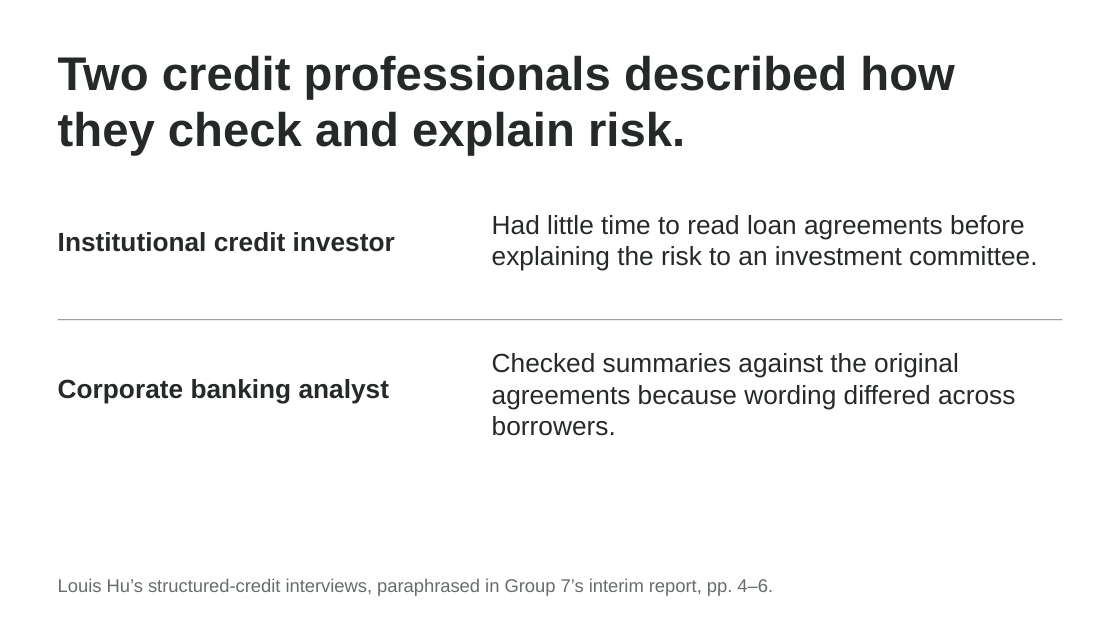
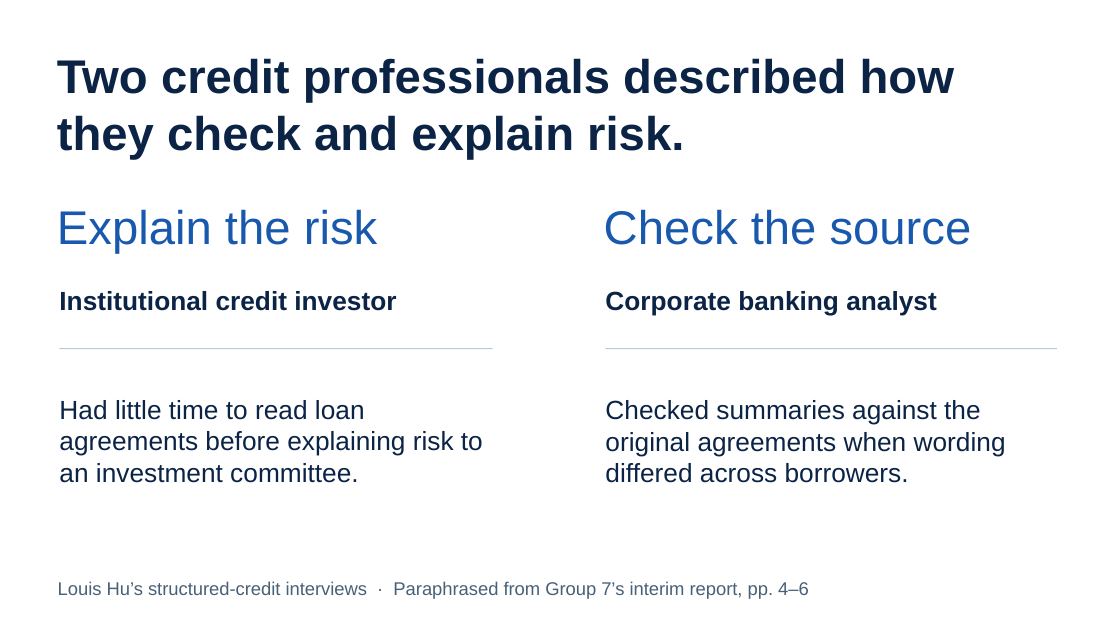
Before and after one commit to marcswartz/ivey-group7-portfolio, a slide deck: slide 3 of presentation.pptx. Drawn at 1120x630 pixels with LibreOffice and Linux fonts; fonts in the diff are those of the drawing. Boxes give left, top, right and bottom in pixels: in the first picture for what was removed or moved away, otherwise in the second. Text is boxed around its words. In the diff, an @@ line names an element or a change of style, - is before the commit and + after.

Commit message:
Restore the blue visual identity and show the investor prototype in use

```diff
--- a/presentation.pptx
+++ b/presentation.pptx
@@ text added at <box>57,209,377,254</box>, 40.5 pt, text #1959AD @@
+Explain the risk
@@ text added at <box>604,209,972,245</box>, 40.5 pt, text #1959AD @@
+Check the source
@@ text colour #252A29 to #0B2345 in 3 elements at <box>605,291,937,316</box>, <box>57,58,954,160</box>, <box>59,291,396,311</box> @@
@@ text "Institutional credit investor": place and size @@
-text "Institutional credit investor" at <box>58,232,395,252</box>
+text "Institutional credit investor" at <box>59,291,396,311</box>
@@ text "Corporate banking analyst": place and size @@
-text "Corporate banking analyst" at <box>58,379,390,404</box>
+text "Corporate banking analyst" at <box>605,291,937,316</box>
@@ rectangle removed at <box>58,319,1063,320</box> @@
@@ rectangle added at <box>60,349,493,350</box>, fill #B8C8D8 @@
@@ rectangle added at <box>606,349,1058,350</box>, fill #B8C8D8 @@
@@ text at <box>59,400,483,483</box>: text changed; text colour #252A29 to #0B2345 @@
-Had little time to read loan agreements before explaining the risk to an investment committee.
+Had little time to read loan agreements before explaining risk to an investment committee.
@@ text at <box>605,400,1006,483</box>: text changed; text colour #252A29 to #0B2345 @@
-Checked summaries against the original agreements because wording differed across borrowers.
+Checked summaries against the original agreements when wording differed across borrowers.
@@ text at <box>58,581,809,599</box>: text changed; text colour #666D6A to #486078 @@
-Louis Hu’s structured-credit interviews, paraphrased in Group 7’s interim report, pp. 4–6.
+Louis Hu’s structured-credit interviews · Paraphrased from Group 7’s interim report, pp. 4–6
```
Also in this commit, not shown: 9 other slides changed, 3 slides added, 3 slides removed, 19 other files.
